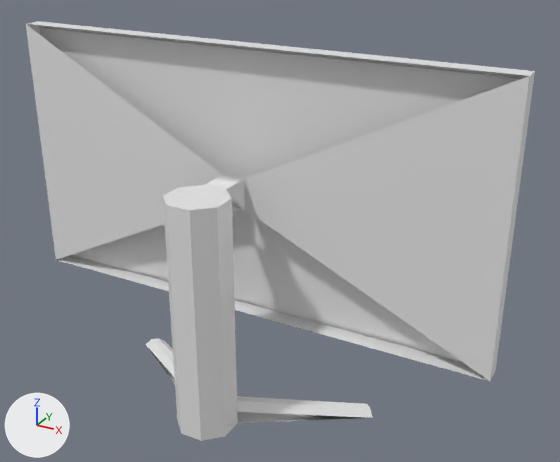
An edit to the FBX model Done/MONITOR.fbx, drawn before and after from the same camera.
Both versions are drawn from a 50 mm lens placed at (2.796, -4.246, 3.668), pointed at (0.347, 0.207, 1.442). Arrows for +X, +Y and +Z are at lower left; the lights stay in place. The first picture is the older version. Materials are left out; every surface is plain grey. Where no turn or scale is listed for an object, it has been applied to the vertices. Vertices at exactly the same position are counted once.
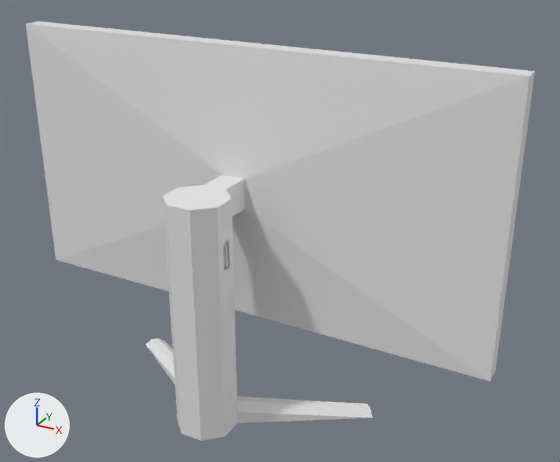
Where the newer file only moved an object's origin or applied its transform, the numbers keep the older frame.

Location of each change, (x1, y1, x2, y2) in pixels of the pictures (560 x 462 px):
part 1 of me_circle_001, added
    after: (224, 245, 228, 267)
part 2 of me_circle_001, added
    after: (223, 240, 230, 270)
part 3 of me_circle_001, built on
    before: (218, 230, 237, 418)
    after: (27, 24, 528, 423)

Patch to the scene script:
```diff
--- a/Done/MONITOR.fbx.py
+++ b/Done/MONITOR.fbx.py
@@ me_circle_001 @@
 # used by ob_circle; location = (0.0, 0.0, 0.0)
-me_circle_001.from_pydata(...)  # 72 vertices, 52 faces; spans x -1.93..1.93, y -0.52..0.46, z 0.0..2.72
+me_circle_001.from_pydata(...)  # 125 vertices, 107 faces; spans x -1.93..1.93, y -0.52..0.46, z 0.0..2.72
+# me_circle_001 part 1: a new loose piece, a box spanning x 0.106..0.215, y -0.301..-0.286, z 1.347..1.497
+# me_circle_001 part 2: a new loose piece of 24 vertices spanning x 0.1..0.22, y -0.33..-0.26, z 1.32..1.52
+# me_circle_001 part 3
+# 1 face is deleted
+# 7 vertices are added at x 0.12..0.21, y -0.33..-0.25, z 1.31..1.53
+# 6 new vertices lie (0.09, 0.0, 0.0) away from vertices in x 0.12, y -0.33..-0.25, z 1.31..1.53
+# 20 new faces join them
+# other edits to the shape of me_circle_001 do not show in these pictures
```
